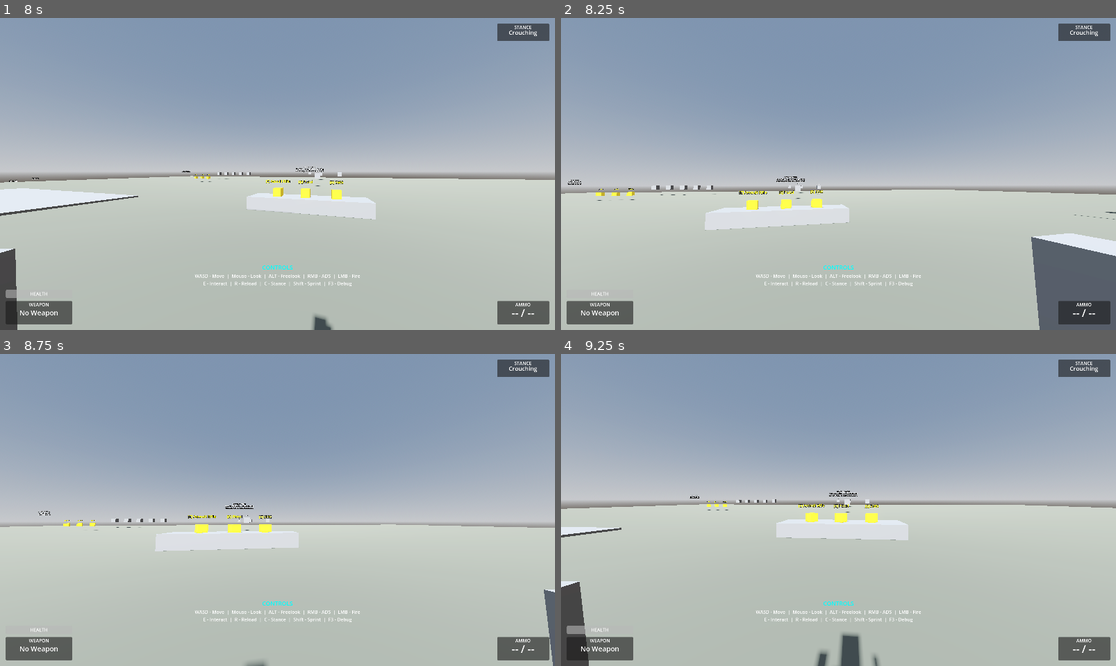
Above: before the commit, frames 1-4 (two rows, left to right).
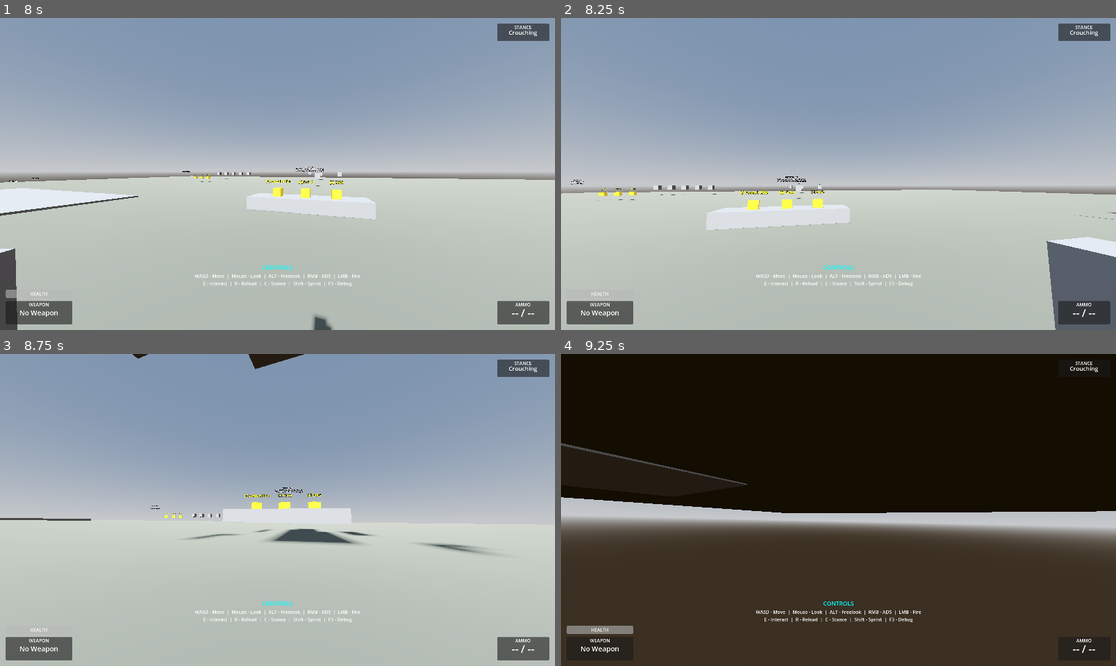
Above: after the commit, the same moments.

Repository: lmf-git/fpp-ik-ads
Game: Godot game, scene res://scenes/enhanced_demo.tscn
Same seed, same stepped clock (60 frames per second), same inputs: the game is played once before the commit and once after it.
Inputs (mouse positions are in pixels of both pictures, inside the frame that each line leads up to):
- Up to frame 1 (8 s): tap Enter (ui_accept) at 0.5 s; move the mouse to (305, 174) at 0.52 s; hold Right mouse button (aim_down_sights) 0.53-1.28 s; hold W (move_forward) 0.53-5.78 s; click (305, 174) at 0.67 s; tap Space (jump) at 0.77, 1.52, 3.02, 3.77, 4.52, 6.02, 6.77, 7.52 s; move the mouse to (249, 174) at 1.27 s; tap C (crouch) at 1.35 s; move the mouse to (288, 167) at 2.02 s; press the mouse at (288, 167) at 2.03 s; move the mouse to (271, 180) at 2.77 s; release the mouse at (271, 180) at 2.78 s; tap Alt (freelook) at 2.85 s; click (271, 180) at 2.92 s; move the mouse to (316, 177) at 3.52 s; tap E (interact) at 3.6 s; move the mouse to (233, 170) at 4.27 s; tap Shift (sprint) at 4.35 s; move the mouse to (283, 174) at 5.02 s; tap N at 5.1 s; click (283, 174) at 5.17 s; move the mouse to (255, 167) at 5.77 s; hold D (move_right) 5.78-6.53 s; tap I at 5.85 s; move the mouse to (305, 174) at 6.52 s; hold W (move_forward) from 6.53 s (still down); tap T at 6.6 s; move the mouse to (249, 174) at 7.27 s; tap V at 7.35 s; click (249, 174) at 7.42 s
- Up to frame 2 (8.25 s): keep holding W (move_forward); move the mouse to (849, 167) at 8.02 s; tap O at 8.1 s
- Up to frame 3 (8.75 s): keep holding W (move_forward)
- Up to frame 4 (9.25 s): move the mouse to (832, 516) at 8.77 s; release W (move_forward) at 8.78 s; hold A (move_left) from 8.78 s (still down); tap B at 8.85 s; tap Space (jump) at 9.02 s

Frame 1 is identical in both runs. In frame 2, 1.4% of the frame differs, in the area x 0-100%, y 50-100%; in frame 3, 5.2%; in frame 4, 96%, in the area x 0-100%, y 0-100%.
Error before the commit: Parse Error: Too many arguments for "physical_bones_stop_simulation()" call. Expected at most 0 but received 1. (res://scripts/ragdoll_controller.gd:218)

Commit message:
Fix partial ragdoll disable - physical_bones_stop_simulation takes no args
Error: Line 218: Too many arguments for "physical_bones_stop_simulation()"

In Godot 4.5:
- physical_bones_start_simulation(bones) - CAN specify bone names
- physical_bones_stop_simulation() - NO parameters, stops ALL bones

Fix:
- Manually disable collision and reset velocities for specific bones
- Reset bone poses using skeleton.reset_bone_pose(bone_idx)
- Only call physical_bones_stop_simulation() when ALL partial ragdolls are disabled
- This allows mixing partial ragdolls (some bones physics, others animated)

Changes:
- Removed invalid skeleton.physical_bones_stop_simulation(bone_names) call
- Added manual bone reset: collision off, velocities zeroed, pose reset
- Added check: if no partial ragdolls active, stop physics entirely

Diff:
--- a/scripts/ragdoll_controller.gd
+++ b/scripts/ragdoll_controller.gd
@@ -213,15 +213,22 @@
 
 	print("Disabling partial ragdoll for ", limb)
 
-	# Stop physics simulation for specific bones
-	if skeleton:
-		skeleton.physical_bones_stop_simulation(bone_names)
-
-	# Disable collision for these bones
+	# Disable collision for these bones and reset their poses
 	for bone in physical_bones:
 		if bone.bone_name in bone_names:
 			bone.collision_layer = 0
 			bone.collision_mask = 0
+			# Reset velocities
+			bone.linear_velocity = Vector3.ZERO
+			bone.angular_velocity = Vector3.ZERO
+
+	# Reset bone poses to animation-driven for these specific bones
+	if skeleton:
+		for bone_name in bone_names:
+			var bone_idx = skeleton.find_bone(bone_name)
+			if bone_idx >= 0:
+				# Clear any physics override by resetting to rest
+				skeleton.reset_bone_pose(bone_idx)
 
 	# Update state
 	match limb:
@@ -237,6 +244,11 @@
 			torso_ragdoll_active = false
 		"head":
 			head_ragdoll_active = false
+
+	# If no partial ragdolls are active, stop physics simulation entirely
+	if not is_any_partial_ragdoll_active() and skeleton:
+		skeleton.physical_bones_stop_simulation()
+		print("All partial ragdolls disabled - stopped physics simulation")
 
 func toggle_partial_ragdoll(limb: String, impulse: Vector3 = Vector3.ZERO):
 	"""Toggle ragdoll physics for a specific limb"""
